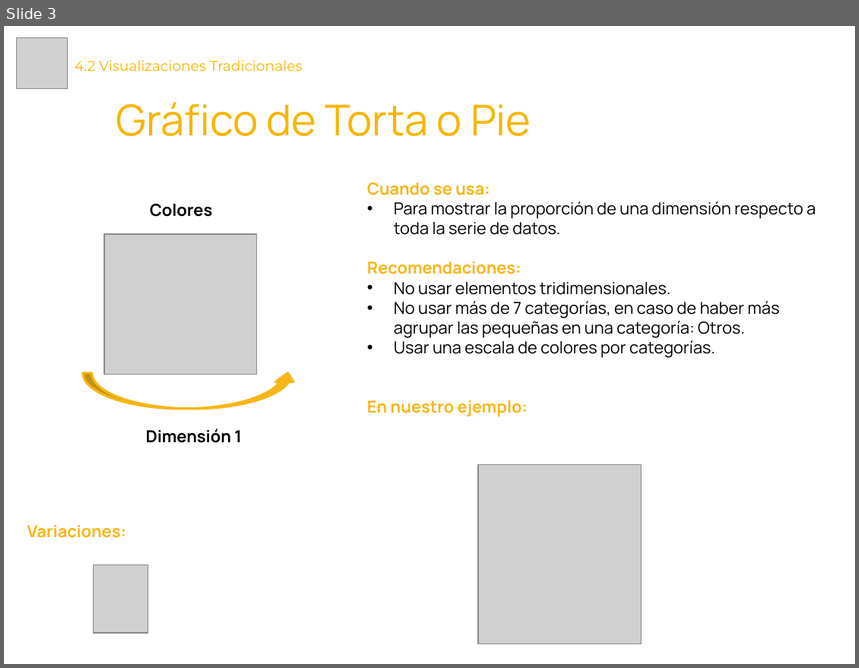
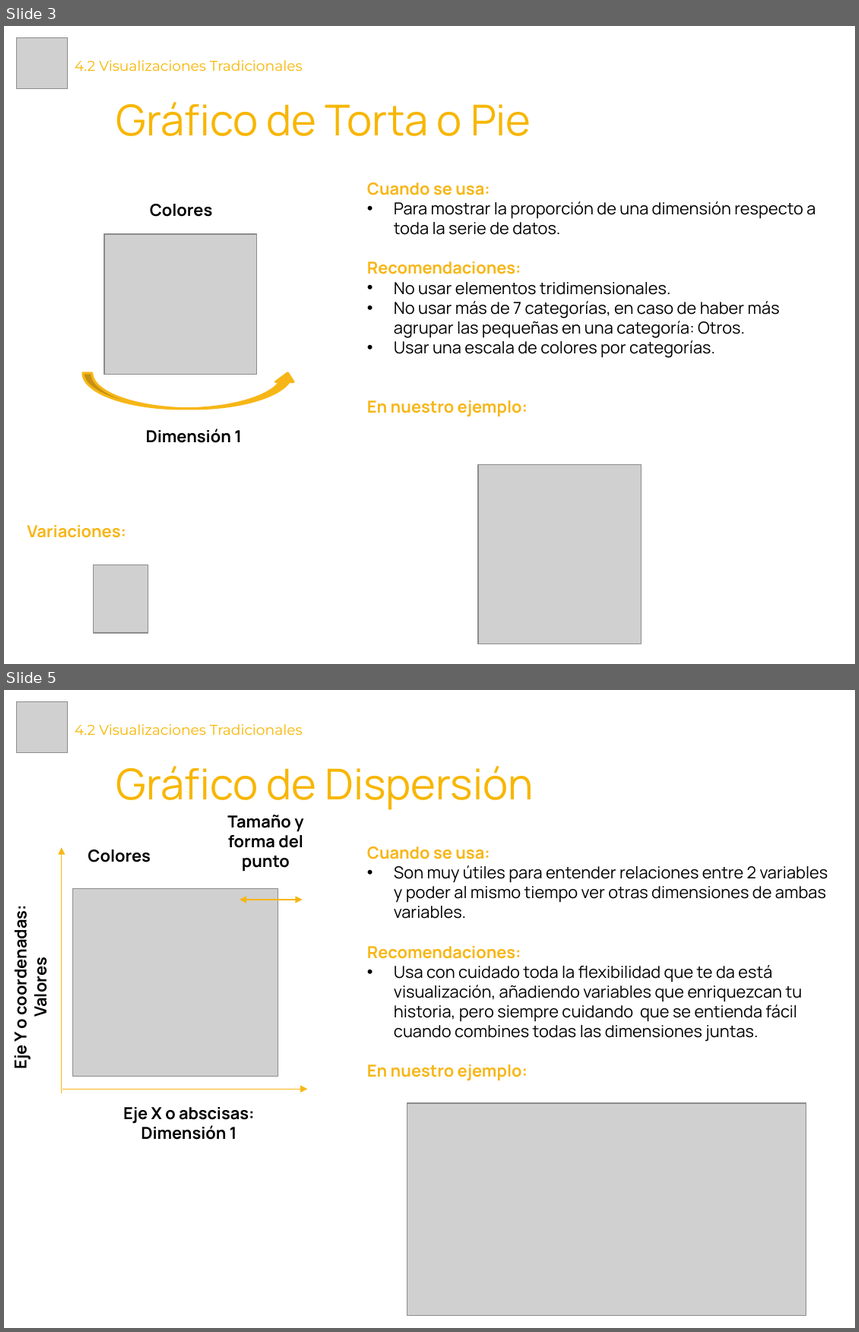
Before and after one commit to Laboratoria/curriculum, a slide deck: 18-data-visualization/Contenido Semana 2/4.2. Presentación - Visualizaciones Tradicionales.pptx. Shown one above the other, each under a label of ours: slide 3 before the commit, slides 3 and 5 after it; the slides between them are not shown. The pictures are 859x668 and 859x1332 pixels, drawn with LibreOffice and Linux fonts; fonts in the diff are those of the drawing; grey boxes stand for pictures. Boxes give left, top, right and bottom in pixels: in the first picture for what was removed or moved away, otherwise in the second. Text is boxed around its words. In the diff, an @@ line names an element or a change of style, - is before the commit and + after.

```diff
--- a/18-data-visualization/Contenido Semana 2/4.2. Presentación - Visualizaciones Tradicionales.pptx
+++ b/18-data-visualization/Contenido Semana 2/4.2. Presentación - Visualizaciones Tradicionales.pptx
@@ slide 5 added at [4, 690, 855, 1328], background #FFFFFF @@
@@ picture added at [16, 702, 67, 753] @@
@@ title added at [75, 724, 303, 735], 12 pt, text #F7B600 @@
+4.2 Visualizaciones Tradicionales
@@ text added at [116, 766, 534, 810], 36 pt, text #F7B600 @@
+Gráfico de Dispersión
@@ text added at [227, 815, 303, 872], 14 pt, text #000000, bold @@
+Tamaño y forma del punto
@@ arrow added from (62, 1094) to (62, 847), #F7B617 0.75 pt @@
@@ text added at [367, 847, 829, 1081], 14 pt, text #000000 @@
+Cuando se usa:
+• Son muy útiles para entender relaciones entre 2 variables y poder al mismo tiempo ver otras dimensiones de ambas variables.
+Recomendaciones:
+• Usa con cuidado toda la flexibilidad que te da está visualización, añadiendo variables que enriquezcan tu historia, pero siempre cuidando que se entienda fácil cuando combines todas las dimensiones juntas.
+En nuestro ejemplo:
@@ text added at [88, 850, 151, 863], 14 pt, text #000000, bold @@
+Colores
@@ picture added at [73, 888, 278, 1076] @@
@@ text added at [9, 916, 52, 1068], 14 pt, text #000000, bold @@
+Eje Y o coordenadas: Valores
@@ double arrow added from (240, 900) to (303, 900), #F7B617 0.75 pt @@
@@ arrow added from (62, 1089) to (308, 1089), #F7B617 0.75 pt @@
@@ text added at [123, 1107, 255, 1140], 14 pt, text #000000, bold @@
+Eje X o abscisas: Dimensión 1
@@ picture added at [408, 1103, 807, 1315] @@
```
Also in this commit, not shown: 2 slides changed, 3 slides removed, 13 other files.
